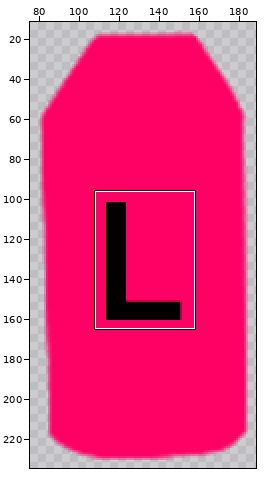
Edited in one commit: sprite sheet (ihmc-high-level-behaviors/src/libgdx/resources/icons/leftFoot.png). The first picture is a wide view before the edit; the outline marks the close-up.
Close-up. Before:
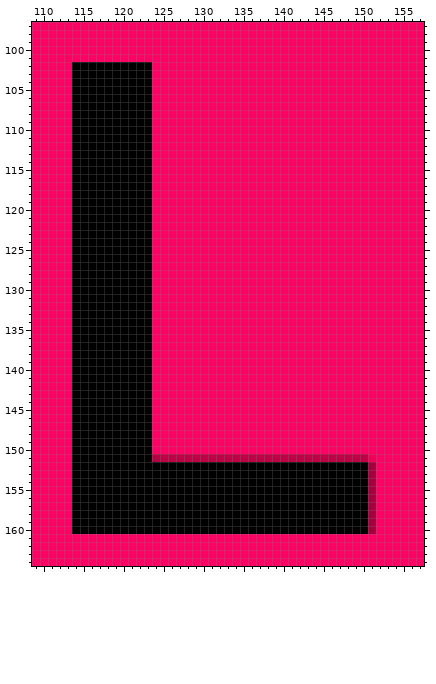
The file is 250x250 pixels. Pixels under 10% opacity are left out. Colours within 5 levels of each other are drawn and written as one. Shown: x 109..157, y 97..164. The wide view leaves out empty margins.
The same view after the edit:
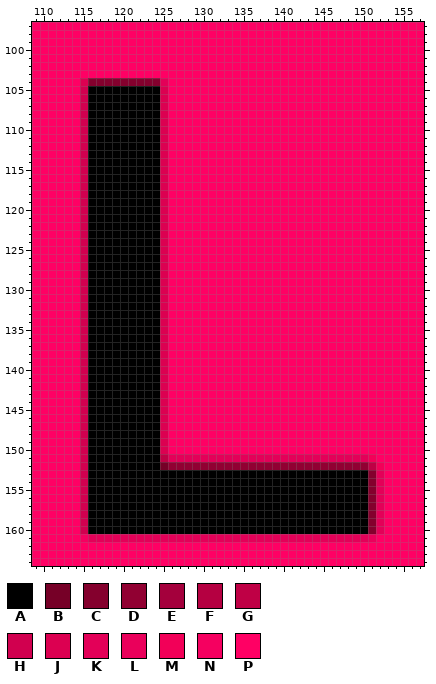
Palette (. is transparent): A #000000  B #760027  C #84002d  D #910032  E #a4003c  F #b50041  G #bf0045  H #d1004f  J #dc0051  K #e30058  L #ea005b  M #f20058  N #f50060  P #ff0064
Commit: Make the L a little smaller.
Change:
Changed rows in their new state; - is an unchanged pixel.
first column x 114:
102 PPPPPPPPPP-----------------------------
103 PPPPPPPPPP-----------------------------
104 PJCCCCCCCCCK---------------------------
105 PH--------AJ---------------------------
106 PH--------AJ---------------------------
107 PH--------AJ---------------------------
108 PH--------AJ---------------------------
109 PH--------AJ---------------------------
110 PH--------AJ---------------------------
111 PH--------AJ---------------------------
112 PH--------AJ---------------------------
113 PH--------AJ---------------------------
114 PH--------AJ---------------------------
115 PH--------AJ---------------------------
116 PH--------AJ---------------------------
117 PH--------AJ---------------------------
118 PH--------AJ---------------------------
119 PH--------AJ---------------------------
120 PH--------AJ---------------------------
121 PH--------AJ---------------------------
122 PH--------AJ---------------------------
123 PH--------AJ---------------------------
124 PH--------AJ---------------------------
125 PH--------AJ---------------------------
126 PH--------AJ---------------------------
127 PH--------AJ---------------------------
128 PH--------AJ---------------------------
129 PH--------AJ---------------------------
130 PH--------AJ---------------------------
131 PH--------AJ---------------------------
132 PH--------AJ---------------------------
133 PH--------AJ---------------------------
134 PH--------AJ---------------------------
135 PH--------AJ---------------------------
136 PH--------AJ---------------------------
137 PH--------AJ---------------------------
138 PH--------AJ---------------------------
139 PH--------AJ---------------------------
140 PH--------AJ---------------------------
141 PH--------AJ---------------------------
142 PH--------AJ---------------------------
143 PH--------AJ---------------------------
144 PH--------AJ---------------------------
145 PH--------AJ---------------------------
146 PH--------AJ---------------------------
147 PH--------AJ---------------------------
148 PH--------AJ---------------------------
149 PH--------AJ---------------------------
150 PH--------AJ---------------------------
151 PH--------A-KKKKKKKKKKKKKKKKKKKKKKKKK--
152 PH---------BDDDDDDDDDDDDDDDDDDDDDDDDDGM
153 PH-----------------------------------CK
154 PH-----------------------------------CK
155 PH-----------------------------------CK
156 PH-----------------------------------CK
157 PH-----------------------------------CK
158 PH-----------------------------------CK
159 PH-----------------------------------CK
160 PH-----------------------------------CK
161 -NKKKKKKKKKKKKKKKKKKKKKKKKKKKKKKKKKKKL-
Pixel boxes of the changes (left, top, right, bottom) in both close-ups:
changed: (72, 62, 384, 542)
